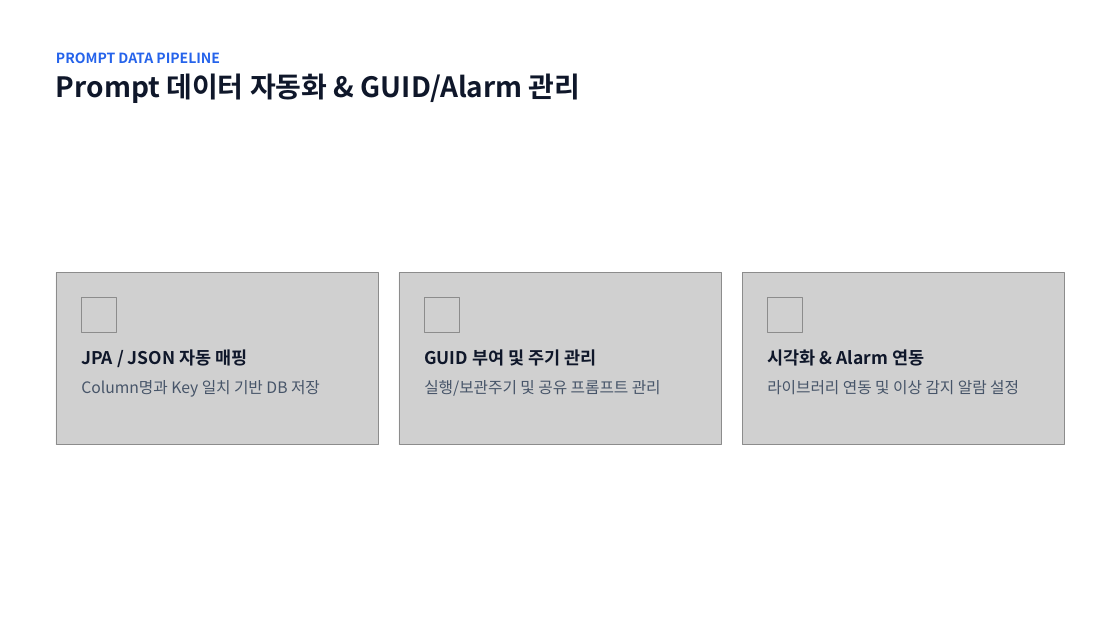
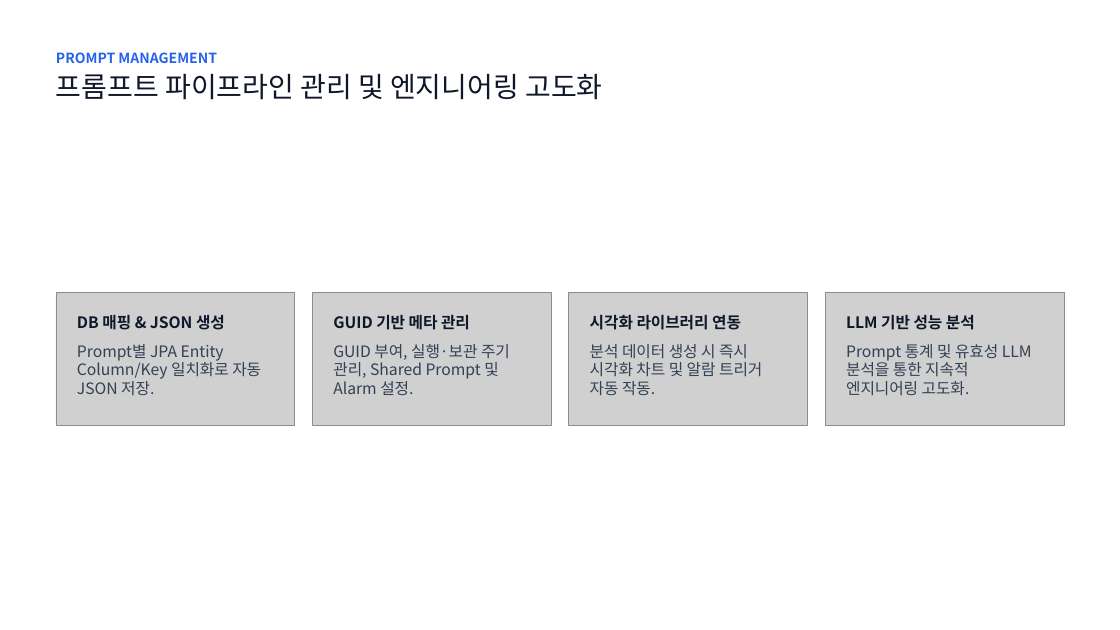
Before and after one commit to mordent/OpenProject, a slide deck: slide 8 of 제조 분야 AI Agent 아키텍처.pptx. Drawn at 1120x630 pixels with LibreOffice and Linux fonts; fonts in the diff are those of the drawing; grey boxes stand for pictures; background and template pictures are left out. Boxes give left, top, right and bottom in pixels: in the first picture for what was removed or moved away, otherwise in the second. Text is boxed around its words. In the diff, an @@ line names an element or a change of style, - is before the commit and + after.

Commit message:
문서 최종 업데이트

```diff
--- a/제조 분야 AI Agent 아키텍처.pptx
+++ b/제조 분야 AI Agent 아키텍처.pptx
@@ text at (56, 52, 217, 63): text changed @@
-PROMPT DATA PIPELINE
+PROMPT MANAGEMENT
@@ text at (56, 73, 602, 100): text changed; bold off @@
-Prompt 데이터 자동화 & GUID/Alarm 관리
+프롬프트 파이프라인 관리 및 엔지니어링 고도화
@@ picture: place and size @@
-picture at (56, 272, 378, 444)
+picture at (56, 292, 295, 425)
@@ picture removed at (82, 298, 117, 334) @@
@@ picture: place and size @@
-picture at (399, 272, 721, 444)
+picture at (313, 292, 551, 425)
@@ picture removed at (424, 298, 460, 334) @@
@@ picture added at (569, 292, 807, 425) @@
@@ picture removed at (768, 298, 803, 334) @@
@@ picture: place and size @@
-picture at (742, 272, 1064, 444)
+picture at (825, 292, 1064, 425)
@@ text added at (77, 315, 225, 330), 13.5 pt, text #0F172A, bold @@
+DB 매핑 & JSON 생성
@@ text added at (333, 315, 470, 330), 13.5 pt, text #0F172A, bold @@
+GUID 기반 메타 관리
@@ text at (590, 315, 741, 330): text changed; size 15 to 13.5 pt @@
-GUID 부여 및 주기 관리
+시각화 라이브러리 연동
@@ text at (846, 315, 975, 330): text changed; size 15 to 13.5 pt @@
-시각화 & Alarm 연동
+LLM 기반 성능 분석
@@ text at (77, 344, 261, 395): text changed; text colour #475569 to #334155 @@
-Column명과 Key 일치 기반 DB 저장
+Prompt별 JPA Entity Column/Key 일치화로 자동 JSON 저장.
@@ text removed at (81, 349, 247, 366) @@
-JPA / JSON 자동 매핑
@@ text added at (333, 344, 510, 395), 13.5 pt, text #334155 @@
+GUID 부여, 실행·보관 주기 관리, Shared Prompt 및 Alarm 설정.
@@ text at (590, 344, 762, 395): text changed; text colour #475569 to #334155 @@
-실행/보관주기 및 공유 프롬프트 관리
+분석 데이터 생성 시 즉시 시각화 차트 및 알람 트리거 자동 작동.
@@ text at (846, 344, 1032, 395): text changed; text colour #475569 to #334155 @@
-라이브러리 연동 및 이상 감지 알람 설정
+Prompt 통계 및 유효성 LLM 분석을 통한 지속적 엔지니어링 고도화.
```
Also in this commit, not shown: 1 other slide changed, 10 slides added, 9 slides removed.
